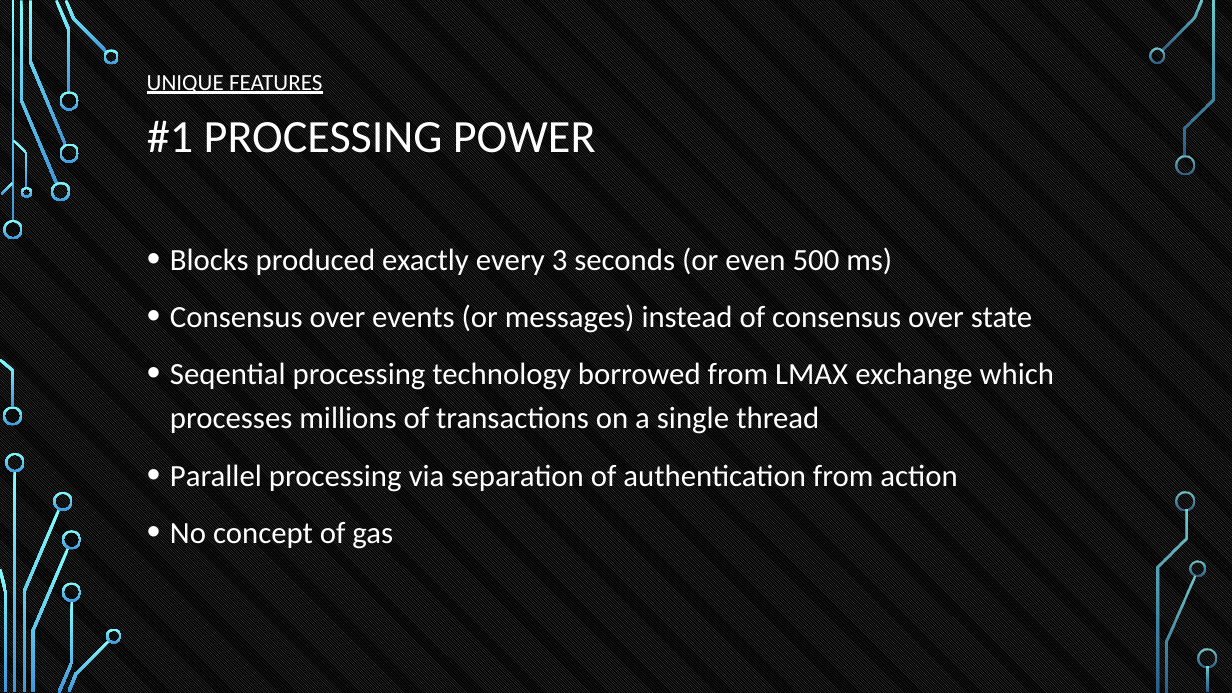
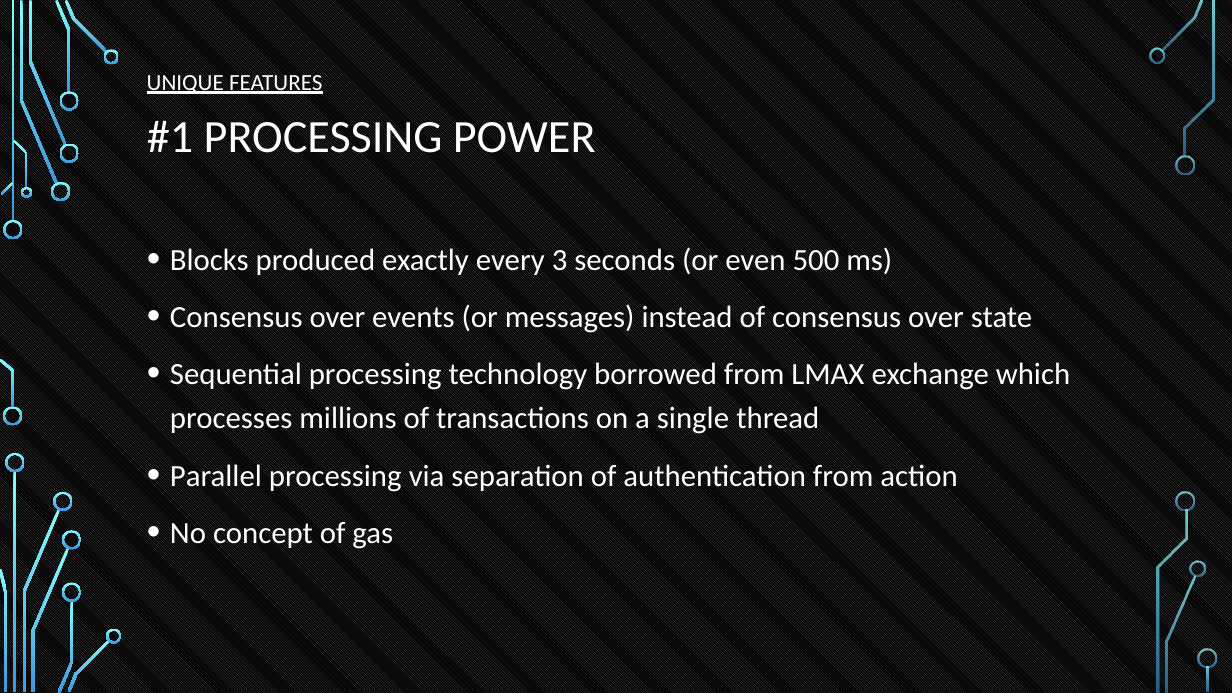
Before and after one commit to tokenika/tokenika.github.io, a slide deck: slide 29 of WarsawBlock.pptx. Drawn at 1232x693 pixels with LibreOffice and Linux fonts; fonts in the diff are those of the drawing; background and template pictures are left out. Boxes give left, top, right and bottom in pixels: in the first picture for what was removed or moved away, otherwise in the second. Text is boxed around its words. In the diff, an @@ line names an element or a change of style, - is before the commit and + after.

```diff
--- a/WarsawBlock.pptx
+++ b/WarsawBlock.pptx
@@ text at (x1=170, y1=362, x2=1070, y2=434): text changed @@
-• Seqential processing technology borrowed from LMAX exchange which processes millions of transactions on a single thread
+• Sequential processing technology borrowed from LMAX exchange which processes millions of transactions on a single thread
```
Also in this commit, not shown: 5 other slides changed, 6 slides removed, 3 other files.
